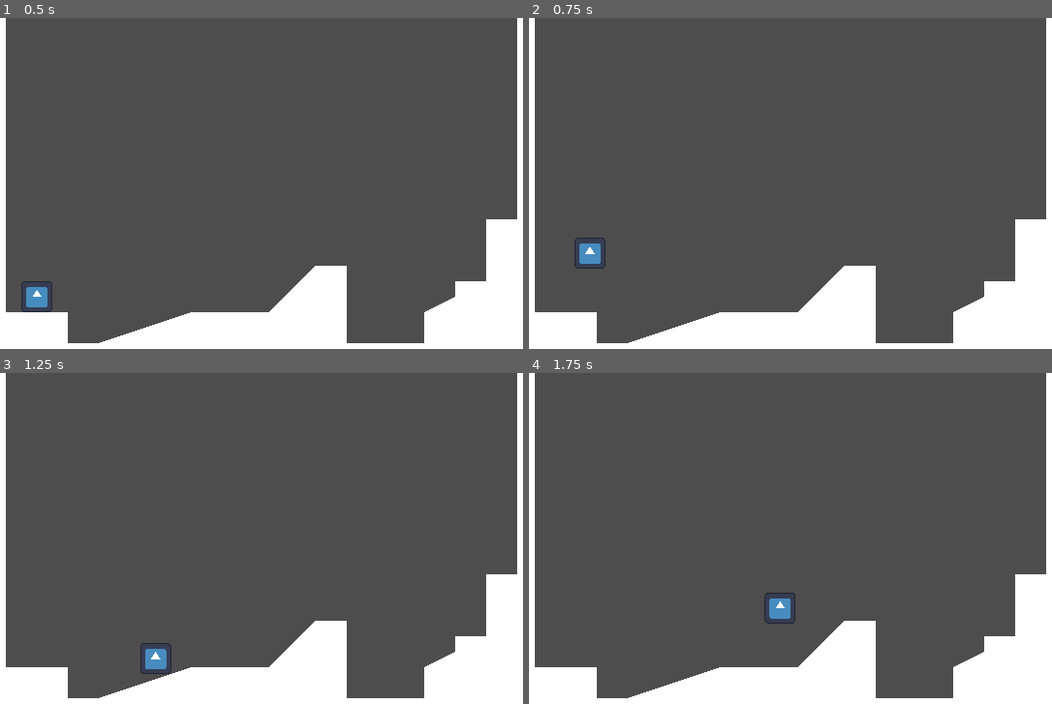
Above: before the commit, frames 1-4 (two rows, left to right).
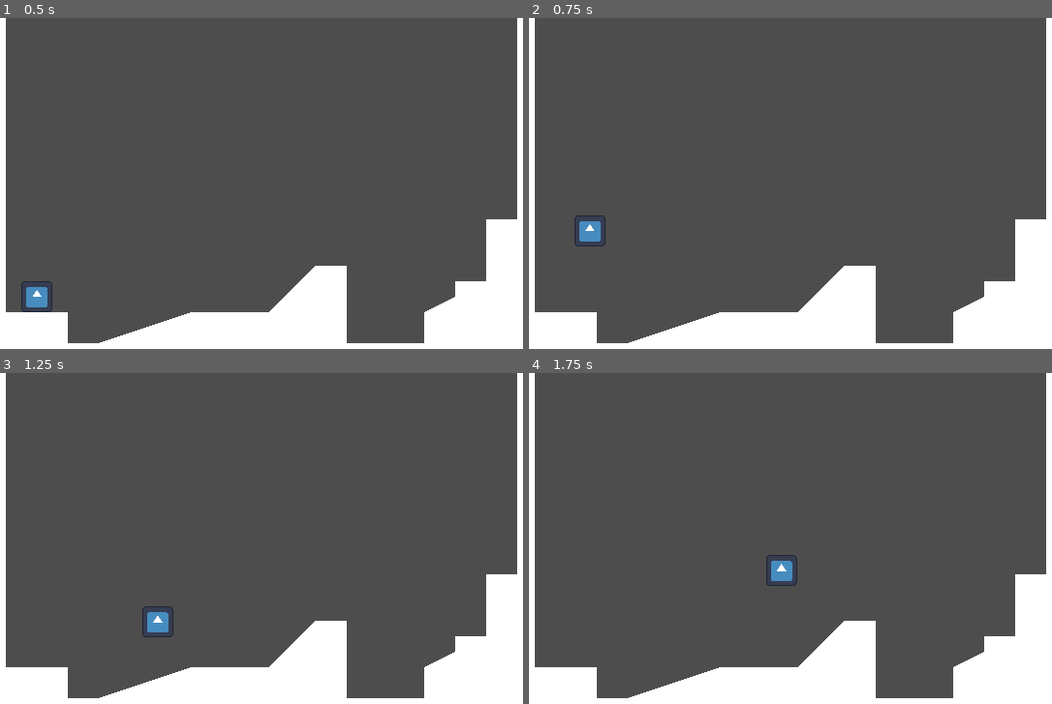
Above: after the commit, the same moments.

Repository: Superachi/Heart-Platformer
Game: Godot game, scene res://world.tscn
Two runs of this game, one before a commit and one after it. Both use one fixed random seed, a clock stepped at 60 frames per second and the inputs below. The engine's default icon, where the game draws it, is replaced by a stand-in: a white triangle on a blue panel in a dark square.
Inputs:
- Up to frame 1 (0.5 s): no input
- Up to frame 2 (0.75 s): tap Enter (ui_accept) at 0.5, 0.6 s; hold Right (ui_right) from 0.53 s (still down)
- Up to frame 3 (1.25 s): keep holding Right (ui_right); tap Enter (ui_accept) at 0.77, 1.07 s
- Up to frame 4 (1.75 s): keep holding Right (ui_right); tap Enter (ui_accept) at 1.35, 1.52 s

Frame 1 is identical in both runs. In frame 2, 0.6% of the frame differs, in the area x 8-15%, y 59-76%; in frame 3, 0.6%, in the area x 26-34%, y 70-91%; in frame 4, 0.6%.

Commit message:
Refactor movement code by dividing it into smaller functions

Diff:
--- a/Player.gd
+++ b/Player.gd
@@ -1,28 +1,34 @@
 extends CharacterBody2D
 
 const SPEED = 100.0
-const JUMP_VELOCITY = -150.0
+const JUMP_VELOCITY = -200.0
 const ACCELERATION = 600;
 const FRICTION = 1200;
-
-# Get the gravity from the project settings to be synced with RigidBody nodes.
-var gravity = 500
+const GRAVITY = 500
 
 func _physics_process(delta):
-	# Add the gravity.
+	set_horizontal_speed(delta)
+	apply_gravity(delta)
+	allow_jumping()
+	move_and_slide()
+
+func apply_gravity(delta):
 	if !is_on_floor():
-		velocity.y += gravity * delta
+		velocity.y += GRAVITY * delta
 
-	# Handle jump.
-	if Input.is_action_just_pressed("ui_accept") and is_on_floor():
-		velocity.y = JUMP_VELOCITY
+func allow_jumping():
+	if is_on_floor():
+		if Input.is_action_just_pressed("ui_accept"):
+			velocity.y = JUMP_VELOCITY
+		else:
+			if Input.is_action_just_released("ui_accept") && velocity.y < JUMP_VELOCITY / 2:
+				velocity.y /= 2
 
-	# Get the input direction and handle the movement/deceleration.
-	# As good practice, you should replace UI actions with custom gameplay actions.
-	var direction = Input.get_axis("ui_left", "ui_right")
-	if direction:
-		velocity.x = move_toward(velocity.x, direction * SPEED, ACCELERATION * delta)
+func set_horizontal_speed(delta):
+	var input_axis = Input.get_axis("ui_left", "ui_right")
+	# Speed up
+	if input_axis:
+		velocity.x = move_toward(velocity.x, input_axis * SPEED, ACCELERATION * delta)
+	# Slow down
 	else:
 		velocity.x = move_toward(velocity.x, 0, FRICTION * delta)
-
-	move_and_slide()
